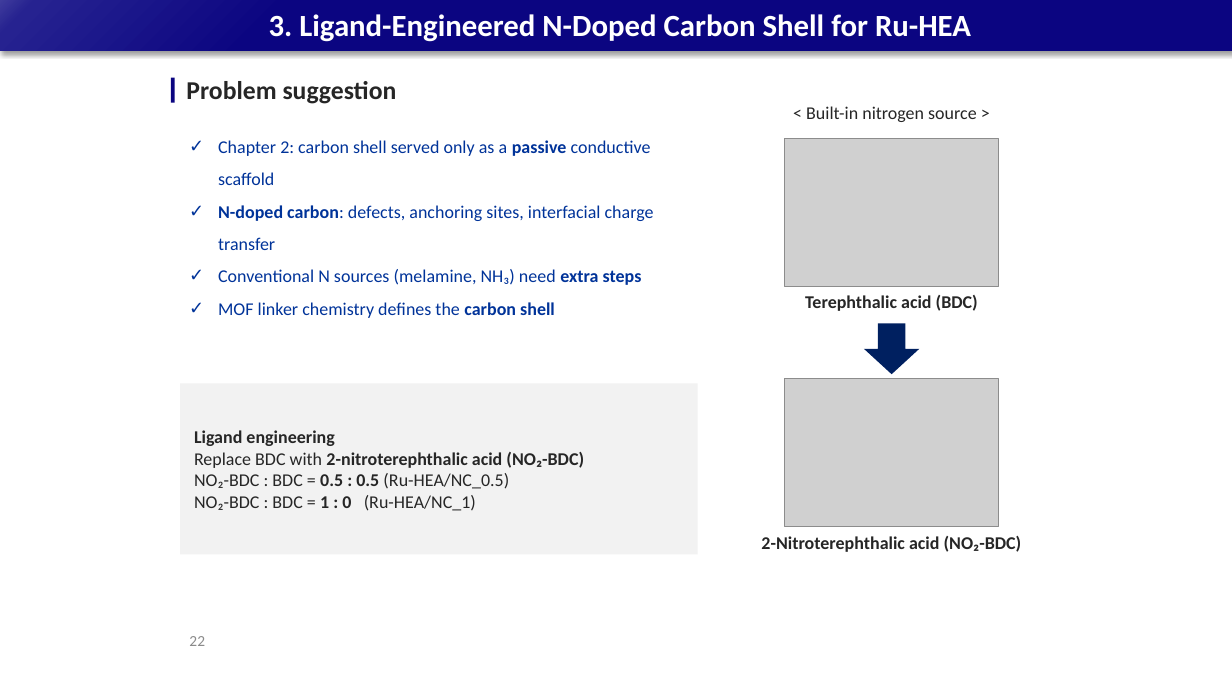
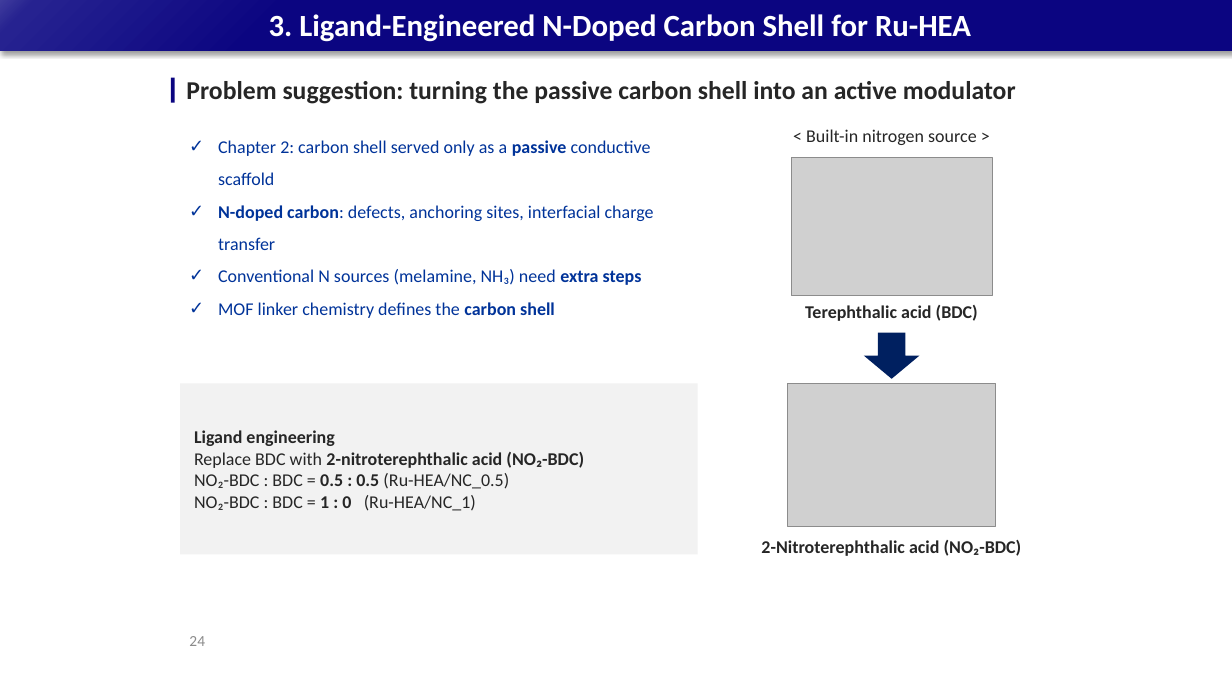
Before and after one commit to limsj0204/letter, a slide deck: slide 24 of 학위논문_디펜스_발표자료.pptx (slide 22 before the commit). Drawn at 1232x693 pixels with LibreOffice and Linux fonts; fonts in the diff are those of the drawing; grey boxes stand for pictures. Boxes give left, top, right and bottom in pixels: in the first picture for what was removed or moved away, otherwise in the second. Text is boxed around its words. In the diff, an @@ line names an element or a change of style, - is before the commit and + after.

```diff
--- a/학위논문_디펜스_발표자료.pptx
+++ b/학위논문_디펜스_발표자료.pptx
@@ text at <box>186,81,1016,104</box>: text changed @@
-Problem suggestion
+Problem suggestion: turning the passive carbon shell into an active modulator
@@ text "< Built-in nitrogen source >": place and size @@
-text "< Built-in nitrogen source >" at <box>806,106,977,122</box>
+text "< Built-in nitrogen source >" at <box>806,129,977,145</box>
@@ picture: place and size @@
-picture at <box>785,139,999,287</box>
+picture at <box>791,157,992,296</box>
@@ text "Terephthalic acid (BDC)": place and size @@
-text "Terephthalic acid (BDC)" at <box>805,295,978,311</box>
+text "Terephthalic acid (BDC)" at <box>805,305,978,321</box>
@@ down arrow: place and size @@
-down arrow at <box>864,323,920,374</box>
+down arrow at <box>864,333,920,379</box>
@@ picture: place and size @@
-picture at <box>785,379,999,527</box>
+picture at <box>788,384,996,527</box>
@@ text "2-Nitroterephthalic acid (NO₂-BDC)": place and size @@
-text "2-Nitroterephthalic acid (NO₂-BDC)" at <box>761,536,1022,552</box>
+text "2-Nitroterephthalic acid (NO₂-BDC)" at <box>761,540,1022,556</box>
@@ page number at <box>189,636,205,646</box>: text changed @@
-22
+24
```
Also in this commit, not shown: 6 other slides changed, 2 slides added.
